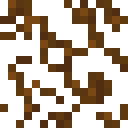
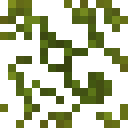
Two versions of the same layered image (128x128). Layer-by-layer changes:
renamed "Brightness/Contrast 1" to "Layer 6", hid it, opacity 100% → 32%, painted on it, unmasked it over [0, 8, 128, 128]
"Layer 4": opacity 100% → 64%, blend normal → soft light, painted on it over [0, 0, 128, 128]
added layer "lichen" above "Layer 2" over [0, 0, 128, 128]
